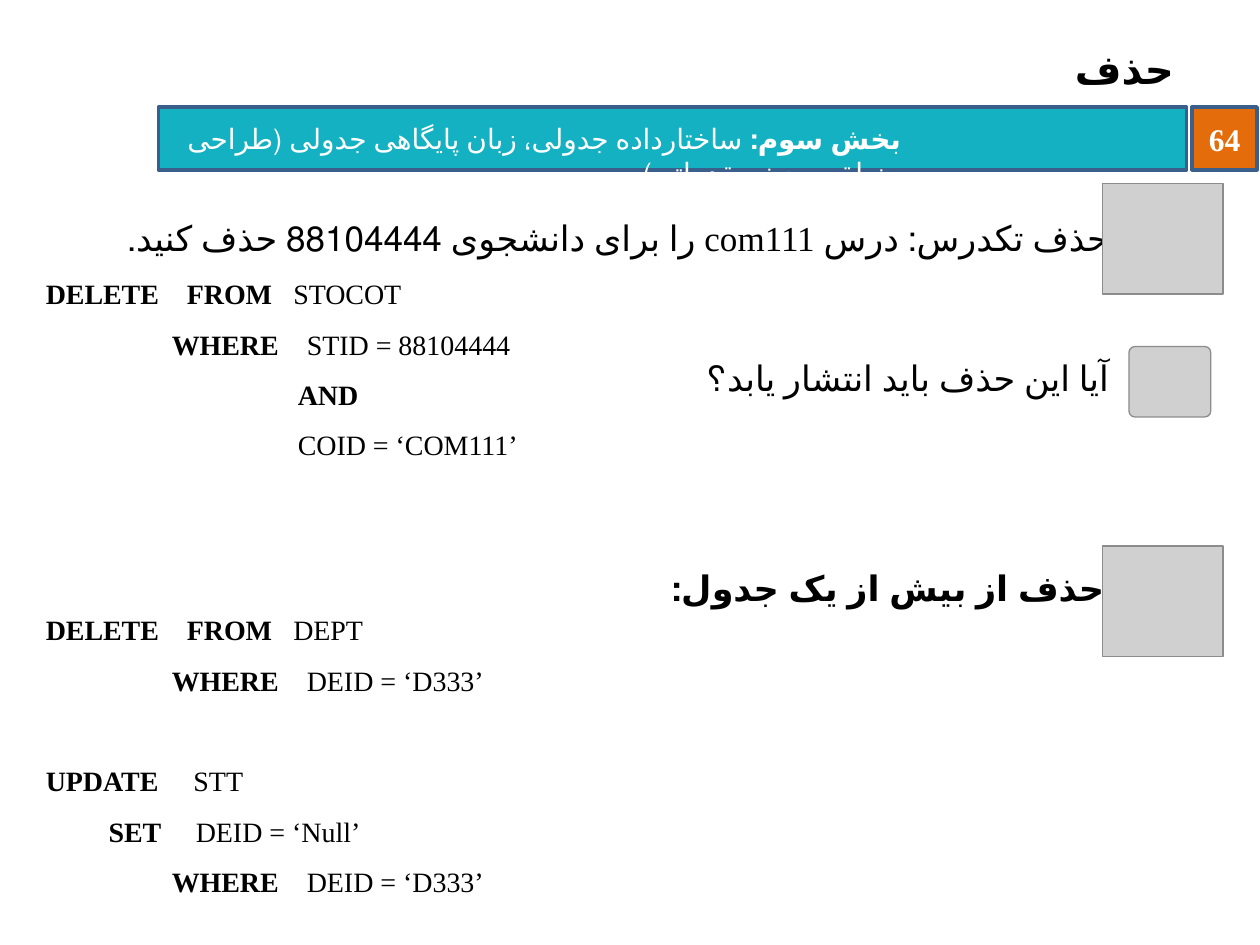
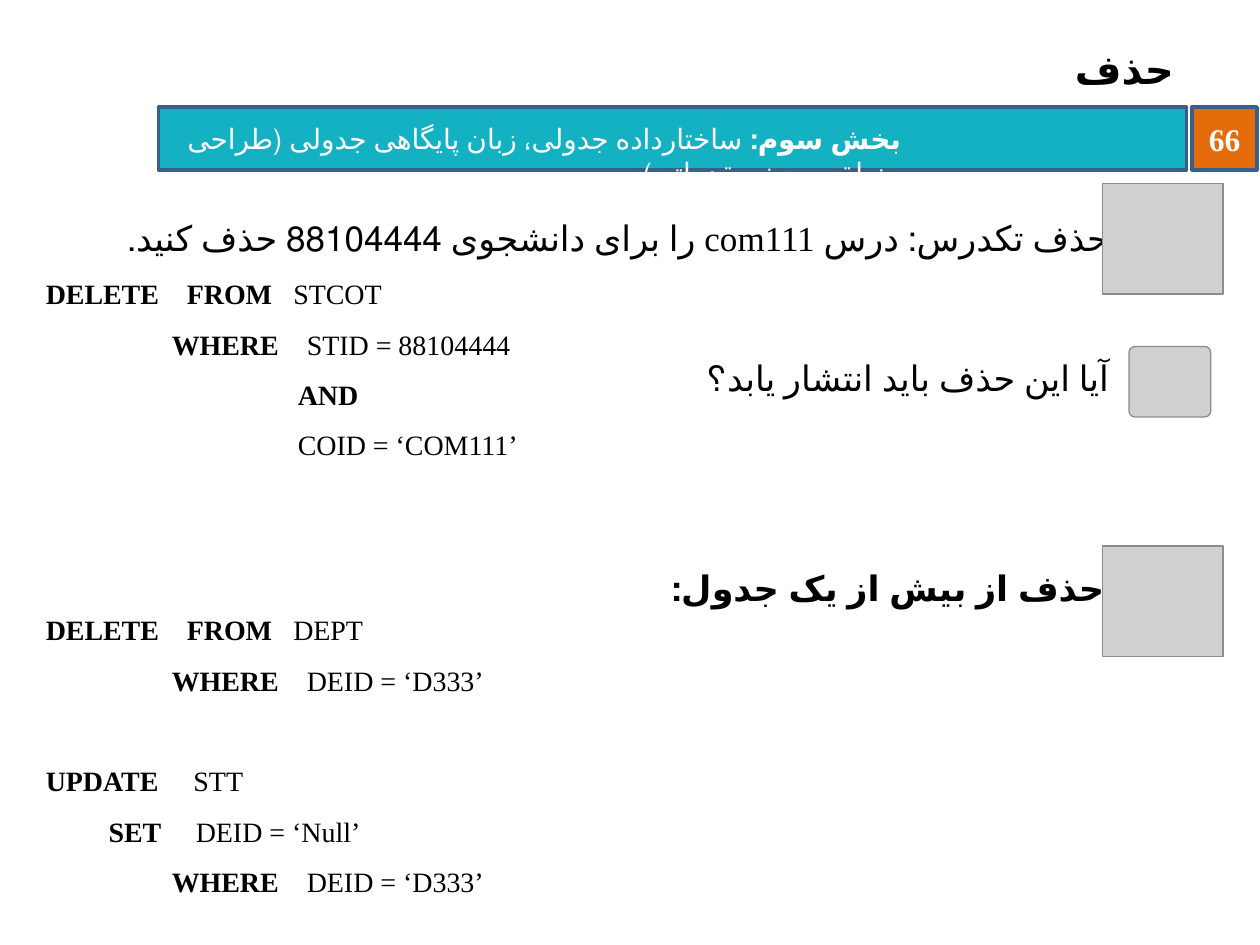
Before and after one commit to behnamhatami/DB-Slides, a slide deck: slide 66 of 3-DB-LogicalDesign.pptx (slide 64 before the commit). Drawn at 1260x945 pixels with LibreOffice and Linux fonts; fonts in the diff are those of the drawing; grey boxes stand for pictures; background and template pictures are left out. Boxes give left, top, right and bottom in pixels: in the first picture for what was removed or moved away, otherwise in the second. Text is boxed around its words. In the diff, an @@ line names an element or a change of style, - is before the commit and + after.

```diff
--- a/3-DB-LogicalDesign.pptx
+++ b/3-DB-LogicalDesign.pptx
@@ page number at (1209, 130, 1240, 152): text changed @@
-64
+66
@@ text at (46, 285, 381, 305): text changed @@
-DELETE FROM STOCOT
+DELETE FROM STCOT
```
Also in this commit, not shown: 25 other slides changed, 2 slides added.
